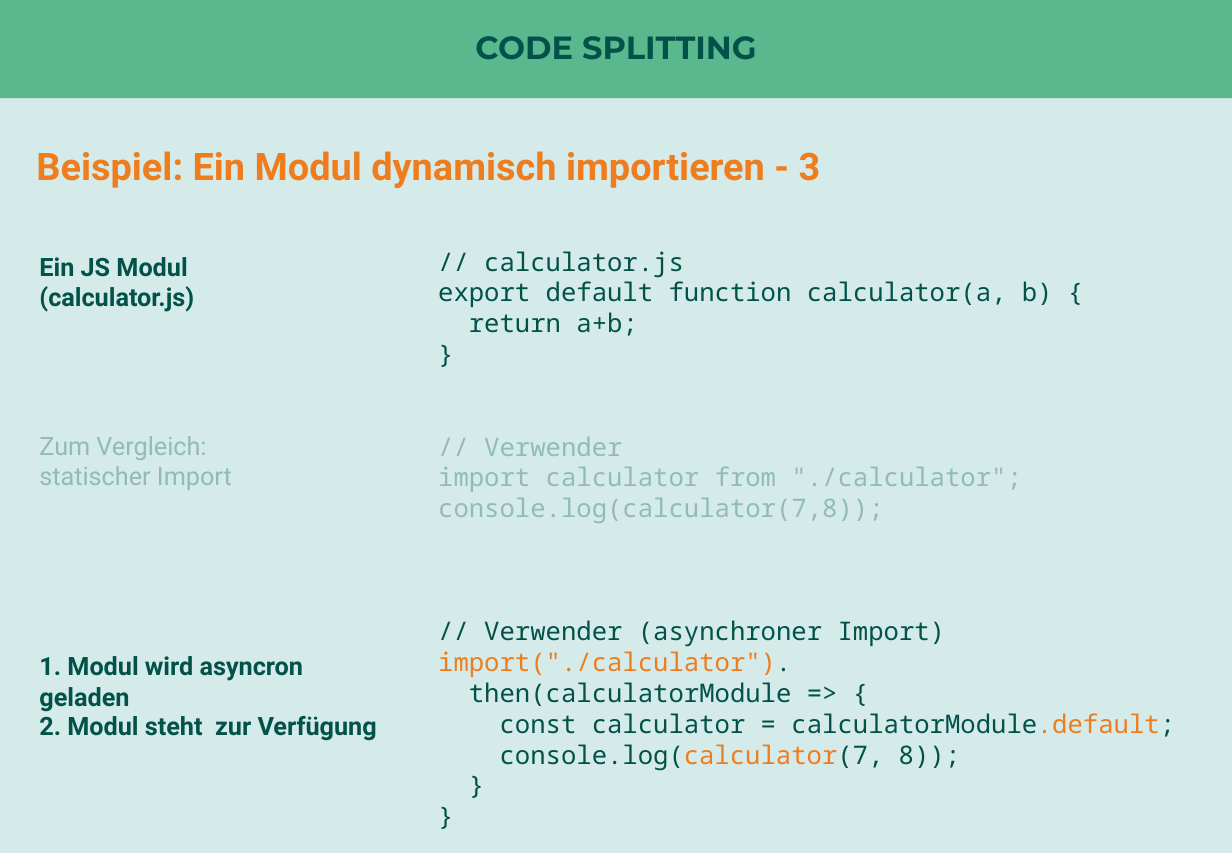
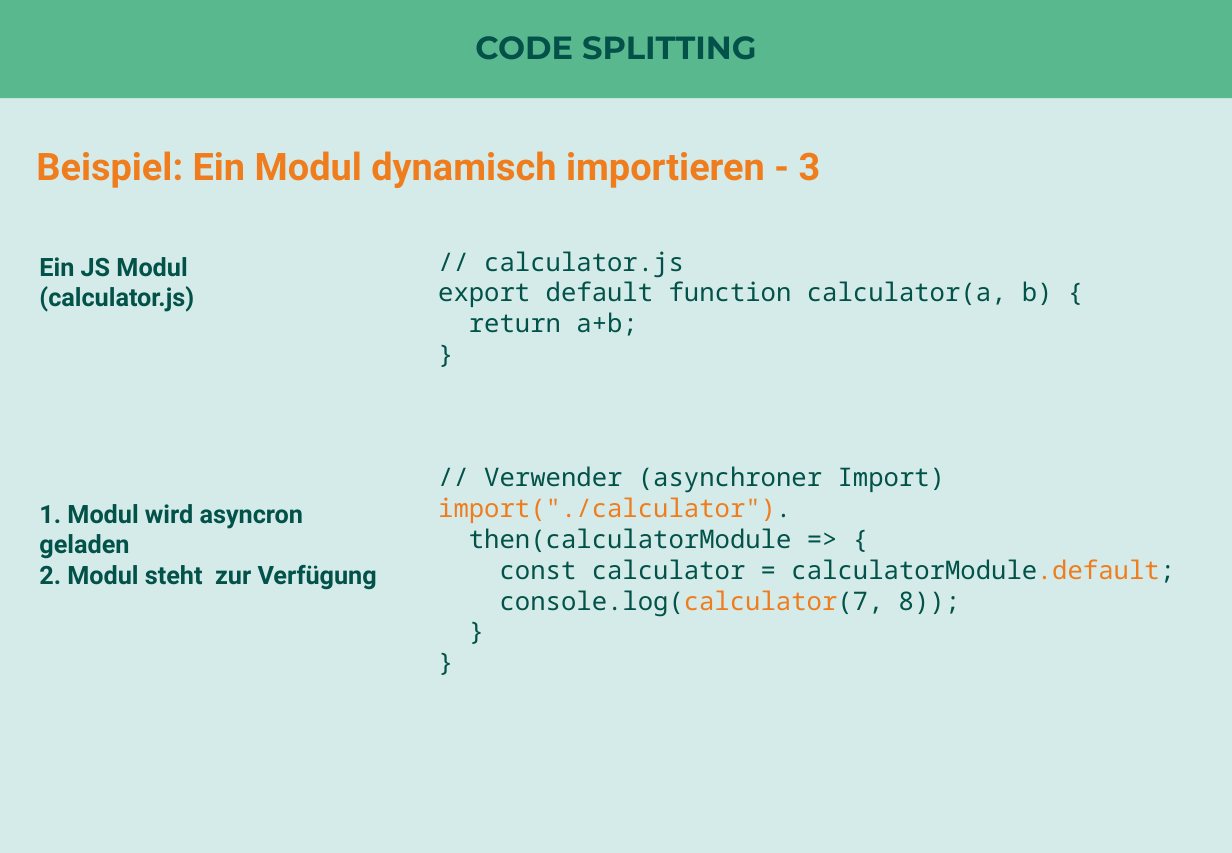
Before and after one commit to nilshartmann/react-talk, a slide deck: slide 49 of react-in-enterprise-anwendungen.pptx (slide 51 before the commit). Drawn at 1232x853 pixels with LibreOffice and Linux fonts; fonts in the diff are those of the drawing. Boxes give left, top, right and bottom in pixels: in the first picture for what was removed or moved away, otherwise in the second. Text is boxed around its words. In the diff, an @@ line names an element or a change of style, - is before the commit and + after.

```diff
--- a/react-in-enterprise-anwendungen.pptx
+++ b/react-in-enterprise-anwendungen.pptx
@@ rectangle removed at [28,371,1138,544] @@
@@ text removed at [39,436,232,490] @@
-Zum Vergleich: statischer Import
@@ text at [438,437,1021,523]: paragraphs removed @@
-// Verwender
-import calculator from "./calculator";
-console.log(calculator(7,8));
@@ text "1. Modul wird asyncron geladen": place and size @@
-text "1. Modul wird asyncron geladen" at [39,656,304,712]
+text "1. Modul wird asyncron geladen" at [39,504,304,559]
@@ text "2. Modul steht zur Verfügung": place and size @@
-text "2. Modul steht zur Verfügung" at [39,716,377,741]
+text "2. Modul steht zur Verfügung" at [39,565,377,590]
```
Also in this commit, not shown: 9 other slides changed, 5 slides added, 8 slides removed, 1 other file.
